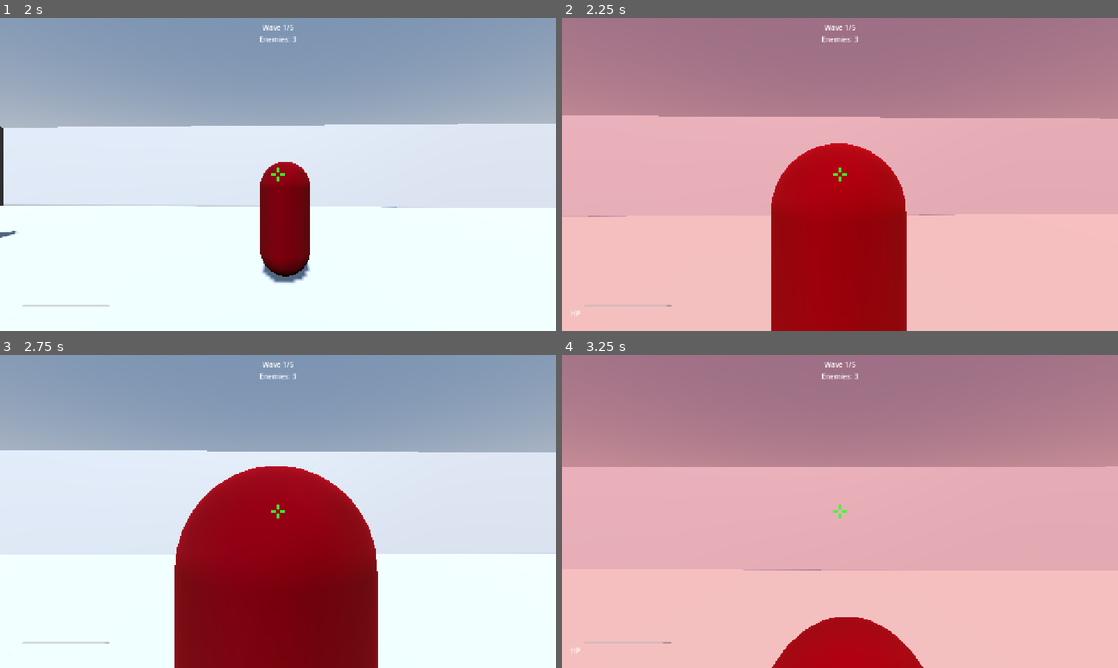
Above: before the commit, frames 1-4 (two rows, left to right).
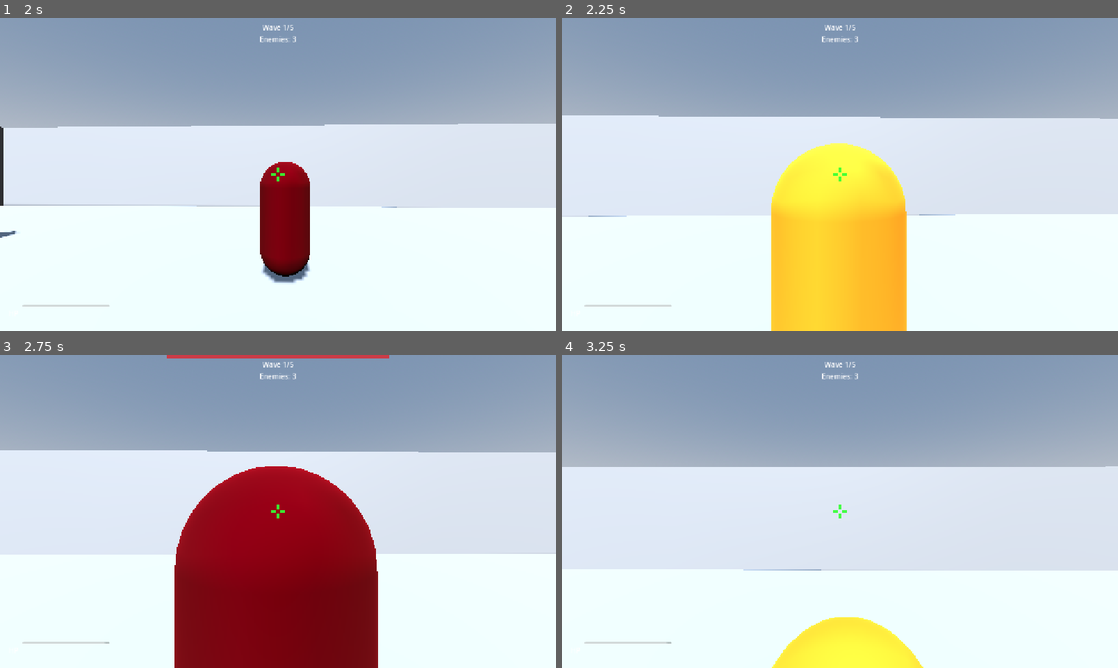
Above: after the commit, the same moments.

Repository: yarlson/hollows
Game: Godot game, scene res://scenes/levels/arena.tscn
Same seed, same stepped clock (60 frames per second), same inputs: the game is played once before the commit and once after it.
Inputs (mouse positions are in pixels of both pictures, inside the frame that each line leads up to):
- Up to frame 1 (2 s): tap Enter at 0.5 s; move the mouse to (305, 174) at 0.52 s; press the mouse at (305, 174) at 0.53 s; hold W (move_forward) from 0.53 s (still down); tap Space (jump) at 0.77, 1.52 s; move the mouse to (250, 174) at 1.27 s; release the mouse at (250, 174) at 1.28 s; click (250, 174) at 1.35 s
- Up to frame 2 (2.25 s): keep holding W (move_forward); move the mouse to (851, 168) at 2.02 s; press the mouse at (851, 168) at 2.03 s
- Up to frame 3 (2.75 s): keep holding W (move_forward)
- Up to frame 4 (3.25 s): keep holding W (move_forward); move the mouse to (834, 517) at 2.77 s; release the mouse at (834, 517) at 2.78 s; click (834, 517) at 2.85 s; tap Space (jump) at 3.02 s

Frame 1 is identical in both runs. In frame 2, 100% of the frame differs, in the area x 0-100%, y 0-100%; in frame 3, 0.4%; in frame 4, 100%.

Commit message:
Add attack telegraph system with orange flash warning, forward lunge on strike, and damage direction indicators to give players time to react to incoming melee attacks and spatial awareness of threats

Diff:
--- a/scenes/enemies/enemy.gd
+++ b/scenes/enemies/enemy.gd
@@ -10,6 +10,10 @@
 const DETECTION_RANGE: float = 15.0
 const ATTACK_RANGE: float = 2.0
 const STAGGER_DURATION: float = 0.15
+const TELEGRAPH_DURATION: float = 0.3
+const LUNGE_SPEED: float = 8.0
+const NORMAL_COLOR := Color(0.4, 0.0, 0.0)
+const TELEGRAPH_COLOR := Color(1.0, 0.5, 0.0)
 
 var _health: int = 30
 var _state: State = State.IDLE
@@ -19,11 +23,13 @@
 
 @onready var _mesh: MeshInstance3D = $MeshInstance3D
 @onready var _attack_timer: Timer = $AttackTimer
+@onready var _telegraph_timer: Timer = $TelegraphTimer
 @onready var _hit_sfx: AudioStreamPlayer3D = $HitSFX
 
 
 func _ready() -> void:
 	_attack_timer.timeout.connect(_on_attack_timer_timeout)
+	_telegraph_timer.timeout.connect(_on_telegraph_timeout)
 	_mesh.set_surface_override_material(0, _mesh.get_surface_override_material(0).duplicate())
 	_hit_sfx.stream = _make_hit_sound()
 
@@ -51,8 +57,8 @@
 		State.CHASE:
 			_chase()
 		State.ATTACK:
-			velocity.x = 0.0
-			velocity.z = 0.0
+			velocity.x = move_toward(velocity.x, 0.0, LUNGE_SPEED * 4.0 * delta)
+			velocity.z = move_toward(velocity.z, 0.0, LUNGE_SPEED * 4.0 * delta)
 
 	move_and_slide()
 
@@ -79,10 +85,10 @@
 
 
 func _update_target_state() -> void:
-	# Find player if we don't have a target
 	if not _target_is_alive():
 		if _state != State.IDLE:
 			_attack_timer.stop()
+			_telegraph_timer.stop()
 			_state = State.IDLE
 		_target = _find_player()
 		if _target == null:
@@ -97,14 +103,16 @@
 		State.CHASE:
 			if dist < ATTACK_RANGE:
 				_state = State.ATTACK
-				_do_attack()
+				_begin_telegraph()
 				_attack_timer.start(ATTACK_COOLDOWN)
 			elif dist > DETECTION_RANGE:
 				_target = null
 				_state = State.IDLE
 		State.ATTACK:
 			if dist > ATTACK_RANGE * 1.5:
+				_telegraph_timer.stop()
 				_attack_timer.stop()
+				_set_color(NORMAL_COLOR)
 				_state = State.CHASE
 
 
@@ -136,28 +144,45 @@
 	)
 
 
-func _do_attack() -> void:
+func _begin_telegraph() -> void:
 	if not _target_is_alive():
 		_attack_timer.stop()
 		_target = null
 		_state = State.IDLE
 		return
+	_set_color(TELEGRAPH_COLOR)
+	_telegraph_timer.start(TELEGRAPH_DURATION)
+
+
+func _on_telegraph_timeout() -> void:
+	if _state != State.ATTACK:
+		return
+	_set_color(NORMAL_COLOR)
+	if not _target_is_alive():
+		return
+	var direction := _flat_direction_to(_target)
+	velocity.x = direction.x * LUNGE_SPEED
+	velocity.z = direction.z * LUNGE_SPEED
 	if _target.has_method(&"take_damage"):
-		_target.take_damage(ATTACK_DAMAGE)
+		_target.take_damage(ATTACK_DAMAGE, global_position)
 
 
 func _on_attack_timer_timeout() -> void:
 	if _state == State.ATTACK:
-		_do_attack()
+		_begin_telegraph()
+
+
+func _set_color(color: Color) -> void:
+	var mat: StandardMaterial3D = _mesh.get_surface_override_material(0)
+	mat.albedo_color = color
 
 
 func _flash_hit() -> void:
-	var mat: StandardMaterial3D = _mesh.get_surface_override_material(0)
-	mat.albedo_color = Color.WHITE
+	_set_color(Color.WHITE)
 	_hit_sfx.play()
 	await get_tree().create_timer(0.1).timeout
 	if is_instance_valid(self) and _state != State.DEAD:
-		mat.albedo_color = Color(0.4, 0.0, 0.0)
+		_set_color(NORMAL_COLOR)
 
 
 func _make_hit_sound() -> AudioStreamWAV:
@@ -184,11 +209,11 @@
 func _die() -> void:
 	_state = State.DEAD
 	_attack_timer.stop()
+	_telegraph_timer.stop()
 	died.emit()
 	collision_layer = 0
 	collision_mask = 0
-	var mat: StandardMaterial3D = _mesh.get_surface_override_material(0)
-	mat.albedo_color = Color.WHITE
+	_set_color(Color.WHITE)
 	var tween := create_tween()
 	tween.tween_property(self, "scale", Vector3(0.1, 0.1, 0.1), 0.3)
 	tween.tween_callback(queue_free)
--- a/scenes/enemies/enemy.tscn
+++ b/scenes/enemies/enemy.tscn
@@ -30,6 +30,9 @@
 [node name="AttackTimer" type="Timer" parent="."]
 wait_time = 1.0
 
+[node name="TelegraphTimer" type="Timer" parent="."]
+one_shot = true
+
 [node name="HitSFX" type="AudioStreamPlayer3D" parent="."]
 transform = Transform3D(1, 0, 0, 0, 1, 0, 0, 0, 1, 0, 0.9, 0)
 volume_db = -3.0
--- a/scenes/levels/arena.gd
+++ b/scenes/levels/arena.gd
@@ -20,6 +20,7 @@
 		_spawn_positions.append(sp.global_position)
 	_player.health_changed.connect(_hud.update_health)
 	_player.hit_landed.connect(_hud.flash_hitmarker)
+	_player.damage_taken_from.connect(_hud.show_damage_direction)
 	_player.died.connect(_on_player_died)
 	_hud.restart_requested.connect(_on_restart)
 	_player.add_to_group(&"player")
--- a/scenes/player/player.gd
+++ b/scenes/player/player.gd
@@ -2,6 +2,7 @@
 
 signal health_changed(new_health: int, max_health: int)
 signal hit_landed
+signal damage_taken_from(angle: float)
 signal died
 
 const SPEED: float = 7.0
@@ -83,12 +84,14 @@
 	move_and_slide()
 
 
-func take_damage(amount: int) -> void:
+func take_damage(amount: int, source_position := Vector3.INF) -> void:
 	if _health <= 0:
 		return
 	_health -= amount
 	health_changed.emit(_health, _max_health)
 	_flash_damage()
+	if source_position.is_finite():
+		_emit_damage_direction(source_position)
 	if _health <= 0:
 		_die()
 
@@ -144,6 +147,22 @@
 	return stream
 
 
+func _emit_damage_direction(source_position: Vector3) -> void:
+	var to_source := source_position - global_position
+	to_source.y = 0.0
+	if to_source.length_squared() < 0.01:
+		return
+	to_source = to_source.normalized()
+	var forward := -transform.basis.z
+	forward.y = 0.0
+	forward = forward.normalized()
+	var right := transform.basis.x
+	right.y = 0.0
+	right = right.normalized()
+	var angle := atan2(to_source.dot(right), to_source.dot(forward))
+	damage_taken_from.emit(angle)
+
+
 func _die() -> void:
 	died.emit()
 	collision_layer = 0
--- a/scenes/ui/hud.gd
+++ b/scenes/ui/hud.gd
@@ -3,6 +3,8 @@
 signal restart_requested
 
 const CROSSHAIR_COLOR := Color(0.2, 1.0, 0.2, 0.9)
+
+var _damage_indicator_count: int = 0
 
 @onready var _health_bar: ProgressBar = $HealthContainer/HBox/HealthBar
 @onready var _crosshair_top: ColorRect = $Crosshair/Top
@@ -15,6 +17,10 @@
 @onready var _victory_restart: Button = $VictoryPanel/VBox/RestartButton
 @onready var _wave_label: Label = $WaveInfo/WaveLabel
 @onready var _enemy_count_label: Label = $WaveInfo/EnemyCountLabel
+@onready var _damage_top: ColorRect = $DamageIndicators/Top
+@onready var _damage_bottom: ColorRect = $DamageIndicators/Bottom
+@onready var _damage_left: ColorRect = $DamageIndicators/Left
+@onready var _damage_right: ColorRect = $DamageIndicators/Right
 
 
 func _ready() -> void:
@@ -59,5 +65,26 @@
 	_crosshair_right.color = CROSSHAIR_COLOR
 
 
+func show_damage_direction(angle: float) -> void:
+	if angle > -PI / 4.0 and angle < PI / 4.0:
+		_damage_top.visible = true
+	elif angle >= PI / 4.0 and angle < 3.0 * PI / 4.0:
+		_damage_right.visible = true
+	elif angle <= -PI / 4.0 and angle > -3.0 * PI / 4.0:
+		_damage_left.visible = true
+	else:
+		_damage_bottom.visible = true
+	_damage_indicator_count += 1
+	var my_count := _damage_indicator_count
+	await get_tree().create_timer(0.5).timeout
+	if not is_instance_valid(self):
+		return
+	if _damage_indicator_count == my_count:
+		_damage_top.visible = false
+		_damage_bottom.visible = false
+		_damage_left.visible = false
+		_damage_right.visible = false
+
+
 func _on_restart_pressed() -> void:
 	restart_requested.emit()
--- a/scenes/ui/hud.tscn
+++ b/scenes/ui/hud.tscn
@@ -146,3 +146,43 @@
 [node name="RestartButton" type="Button" parent="VictoryPanel/VBox"]
 layout_mode = 2
 text = "Play Again"
+
+[node name="DamageIndicators" type="Control" parent="."]
+anchors_preset = 15
+anchor_right = 1.0
+anchor_bottom = 1.0
+grow_horizontal = 2
+grow_vertical = 2
+mouse_filter = 2
+
+[node name="Top" type="ColorRect" parent="DamageIndicators"]
+visible = false
+anchor_left = 0.3
+anchor_right = 0.7
+offset_bottom = 8.0
+color = Color(1, 0, 0, 0.6)
+
+[node name="Bottom" type="ColorRect" parent="DamageIndicators"]
+visible = false
+anchor_left = 0.3
+anchor_top = 1.0
+anchor_right = 0.7
+anchor_bottom = 1.0
+offset_top = -8.0
+color = Color(1, 0, 0, 0.6)
+
+[node name="Left" type="ColorRect" parent="DamageIndicators"]
+visible = false
+anchor_top = 0.3
+anchor_bottom = 0.7
+offset_right = 8.0
+color = Color(1, 0, 0, 0.6)
+
+[node name="Right" type="ColorRect" parent="DamageIndicators"]
+visible = false
+anchor_left = 1.0
+anchor_right = 1.0
+anchor_top = 0.3
+anchor_bottom = 0.7
+offset_left = -8.0
+color = Color(1, 0, 0, 0.6)
Not shown, changed: docs/context/practices.md
Not shown, changed: docs/context/summary.md
Not shown, changed: docs/context/terminology.md
